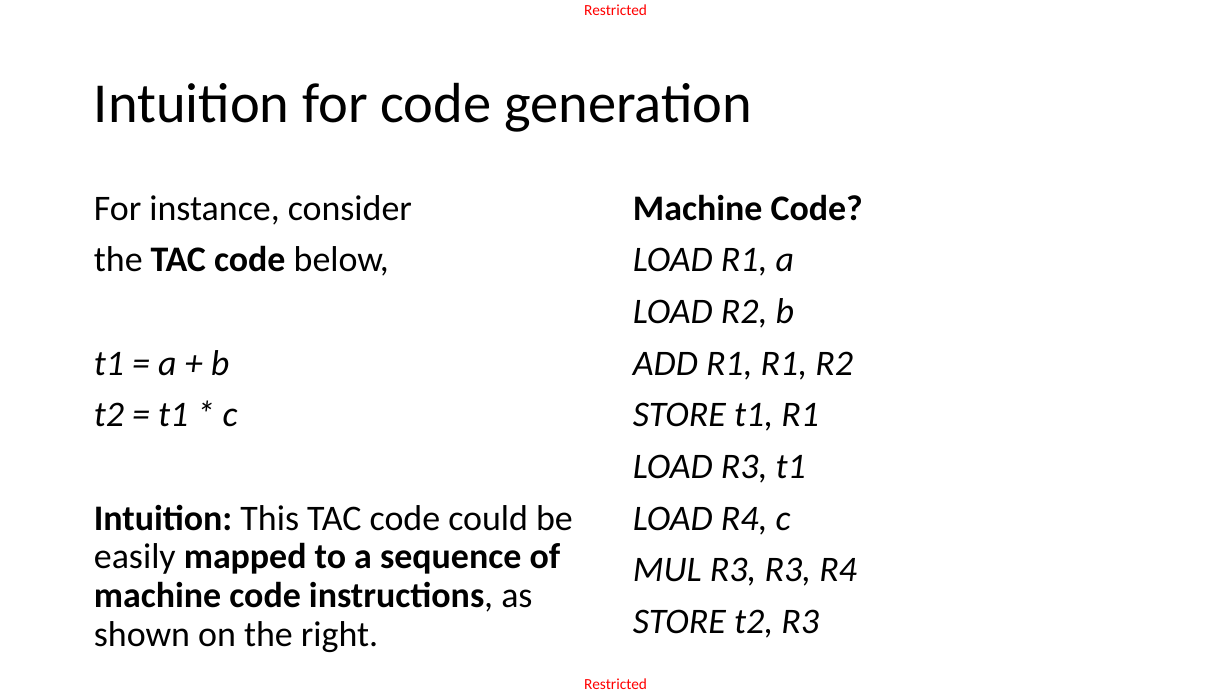
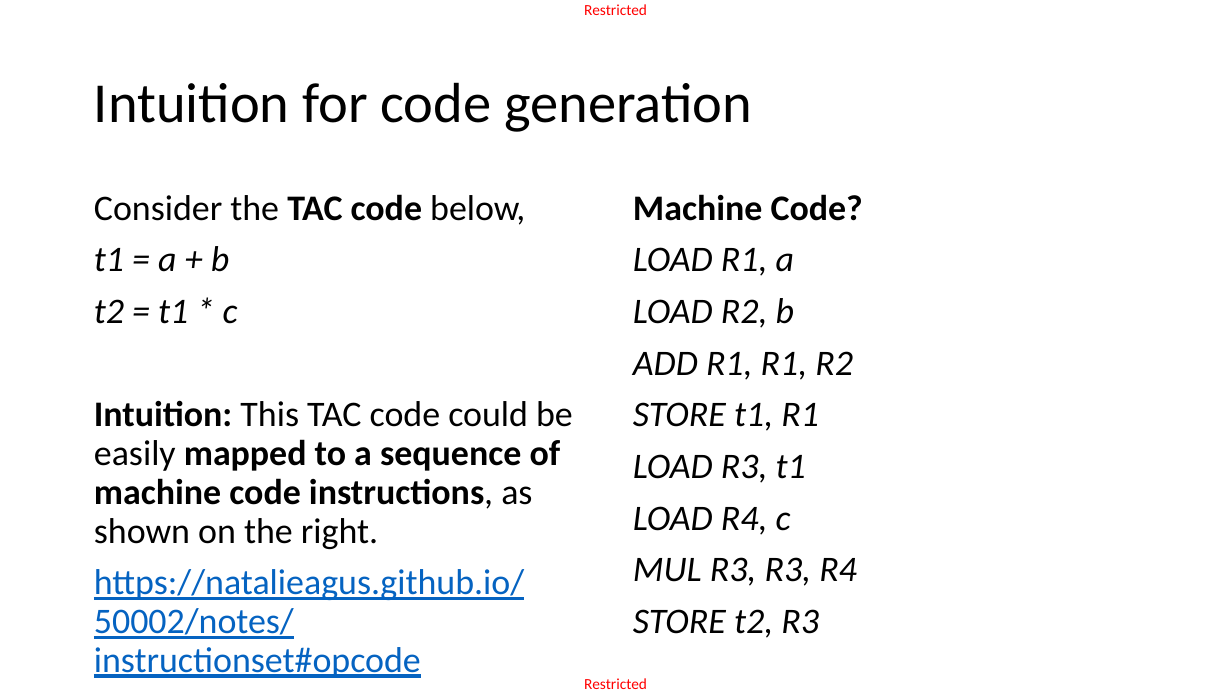
Before and after one commit to matthieudemari/SUTD_PLC_50_051, a slide deck: slide 8 of W13/W13S2/W13S2.pptx (slide 3 before the commit). Drawn at 1232x693 pixels with LibreOffice and Linux fonts; fonts in the diff are those of the drawing. Boxes give left, top, right and bottom in pixels: in the first picture for what was removed or moved away, otherwise in the second. Text is boxed around its words. In the diff, an @@ line names an element or a change of style, - is before the commit and + after.

```diff
--- a/W13/W13S2/W13S2.pptx
+++ b/W13/W13S2/W13S2.pptx
@@ text at box(94, 194, 525, 225): text changed @@
-For instance, consider
-the TAC code below,
+Consider the TAC code below,
@@ text at box(94, 569, 524, 678): paragraph added @@
+https://natalieagus.github.io/50002/notes/instructionset#opcode
```
Also in this commit, not shown: 2 other slides changed, 55 slides added, 5 slides removed.
